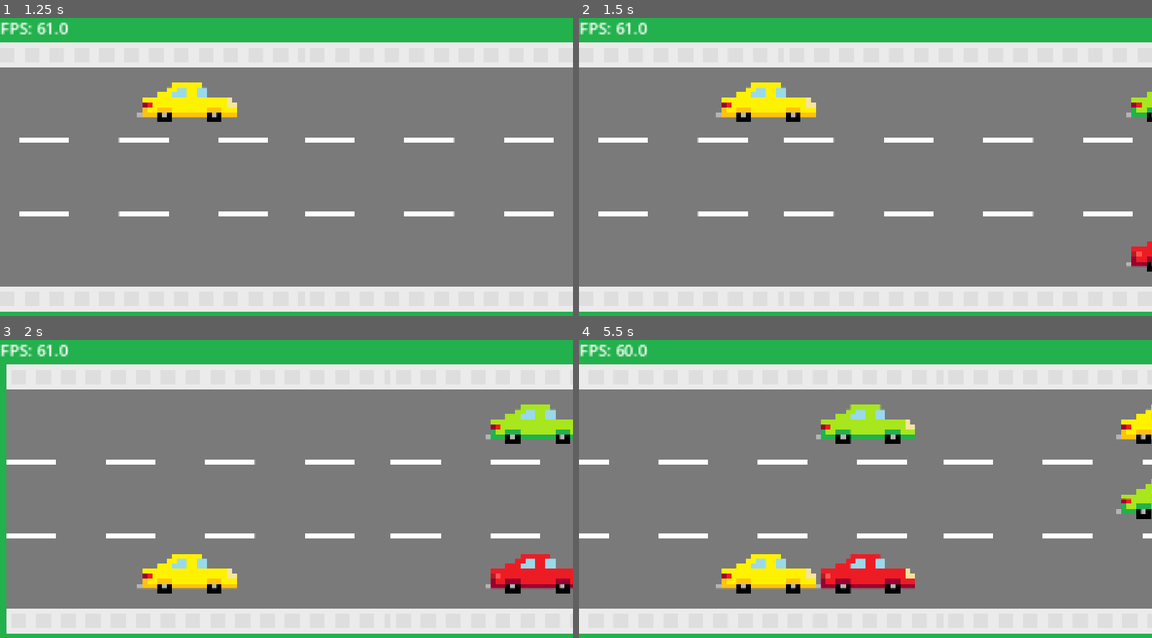
Above: before the commit, frames 1-4 (two rows, left to right).
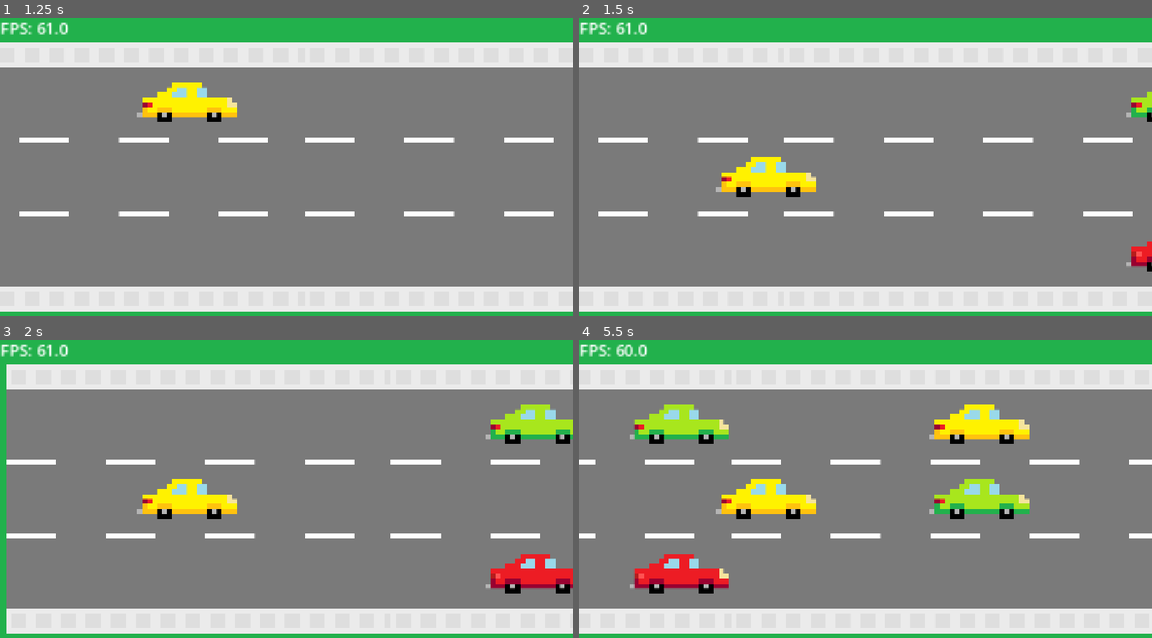
Above: after the commit, the same moments.

Repository: DevEhanTariq/first-game
Game: Godot game, scene res://level.tscn
Same seed, same stepped clock (60 frames per second), same inputs: the game is played once before the commit and once after it.
Inputs:
- Up to frame 1 (1.25 s): hold W (up) from 0.53 s (still down)
- Up to frame 2 (1.5 s): release W (up) at 1.28 s; hold S (down) from 1.28 s (still down)
- Up to frame 3 (2 s): keep holding S (down)
- Up to frame 4 (5.5 s): release S (down) at 2.03 s; hold W (up) 2.03-3.53 s; hold S (down) from 3.53 s (still down)

Frame 1 is identical in both runs. In frame 2, 3.1% of the frame differs, in the area x 23-42%, y 21-61%; in frame 3, 3.1%; in frame 4, 15%, in the area x 2-100%, y 21-86%.

Commit message:
Updated player movement
- Now it only requires one PRESS or HOLD of the up or down button to switch lanes

Diff:
--- a/Player.gd
+++ b/Player.gd
@@ -1,7 +1,6 @@
 extends CharacterBody2D
 
 @export var lane = 0
-@export var laneChangeRate = 0.25
 
 # Called when the node enters the scene tree for the first time.
 func _ready() -> void:
@@ -9,21 +8,16 @@
 
 # Called every frame. 'delta' is the elapsed time since the previous frame.
 func _process(delta: float) -> void:
-	var input_direction = Input.get_vector("none", "none", "up", "down")
-	if input_direction[1] != 0 and Globals.collision == false:
-		lane += input_direction[1]/laneChangeRate * delta
-		var nLane = round(lane)
+	if Input.is_action_just_pressed("up"):
+		lane -= 1
+	elif Input.is_action_just_pressed("down"):
+		lane += 1
 
-		if nLane > 1:
-			lane = 1
-		elif nLane < -1:
-			lane = -1
+	if lane > 1:
+		lane = 1
+	elif lane < -1:
+		lane = -1
 
-		if nLane == -1:
-			position.y = -300
-		elif nLane == 0:
-			position.y = 0
-		elif nLane == 1:
-			position.y = 300
+	position.y = lane * 300
 
 	Globals.playerCords = position
